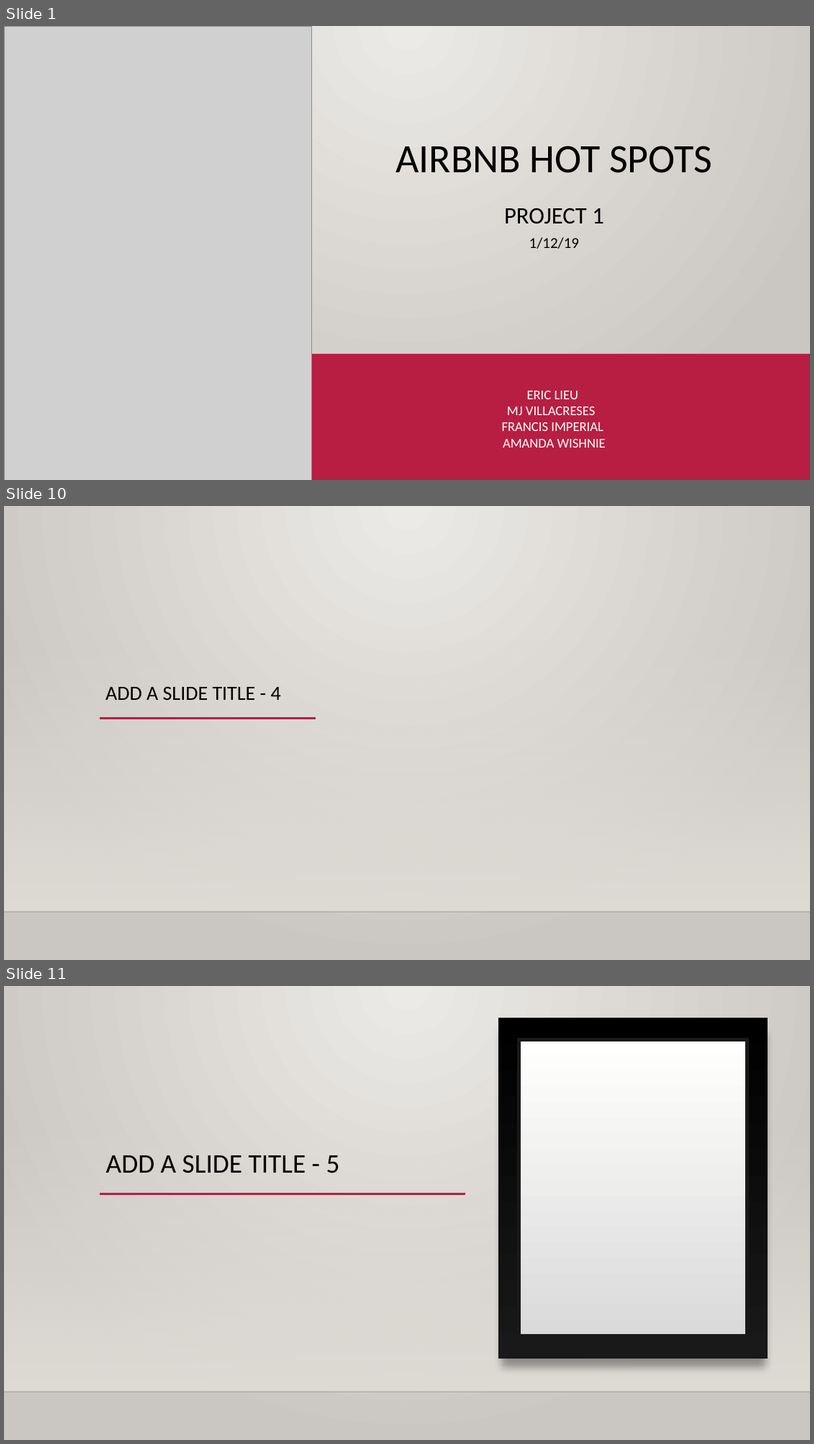
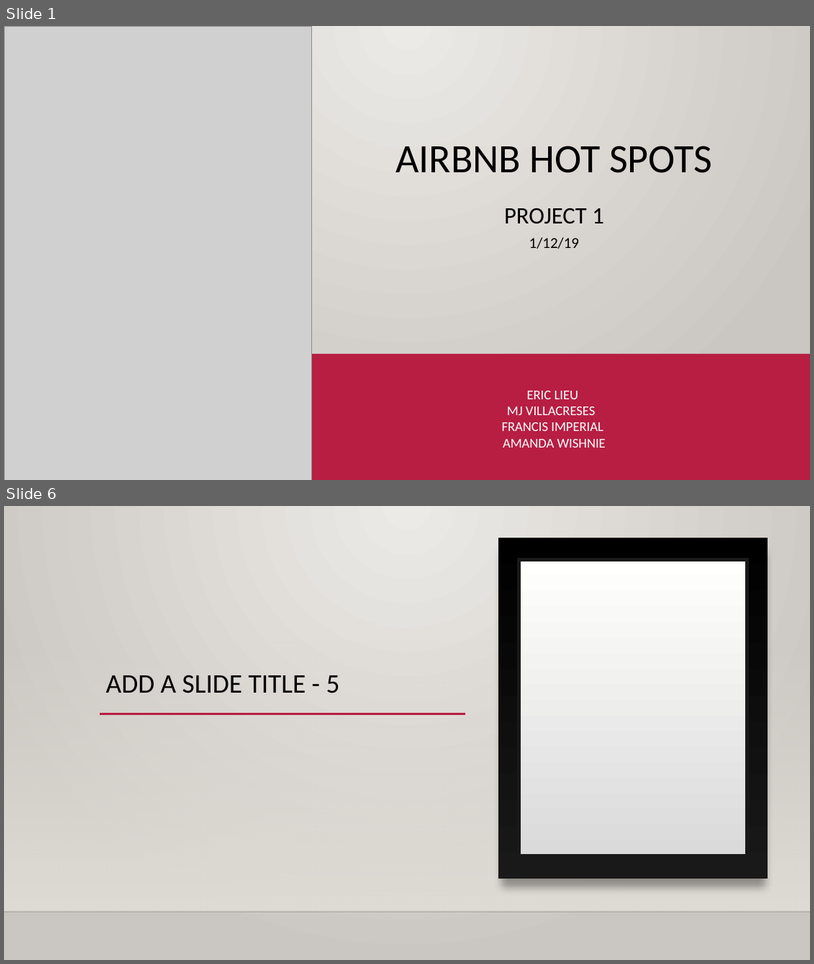
Before and after one commit to mjvillacresesn/Airbnb, a slide deck: AirBnB_HotSpots.pptx. Shown one above the other, each under a label of ours: slides 1, 10 and 11 before the commit, slides 1 and 6 after it; the slides between them are not shown. The pictures are 814x1444 and 814x964 pixels, drawn with LibreOffice and Linux fonts; fonts in the diff are those of the drawing; grey boxes stand for pictures; background and template pictures are left out. Boxes give left, top, right and bottom in pixels: in the first picture for what was removed or moved away, otherwise in the second. Text is boxed around its words. In the diff, an @@ line names an element or a change of style, - is before the commit and + after.

```diff
--- a/AirBnB_HotSpots.pptx
+++ b/AirBnB_HotSpots.pptx
@@ slide 10 removed at box(4, 506, 810, 960), background gradient #ECEAE7 to #CAC7C1; not listed: 2 template elements that a slide beside it also shows @@
@@ title removed at box(106, 687, 281, 700) @@
-ADD A SLIDE TITLE - 4
@@ line removed from (100, 718) to (316, 718) @@
@@ what was slide 11 is now slide 6 @@
```
Also in this commit, not shown: 1 slide changed, 3 slides added, 7 other slides removed.
